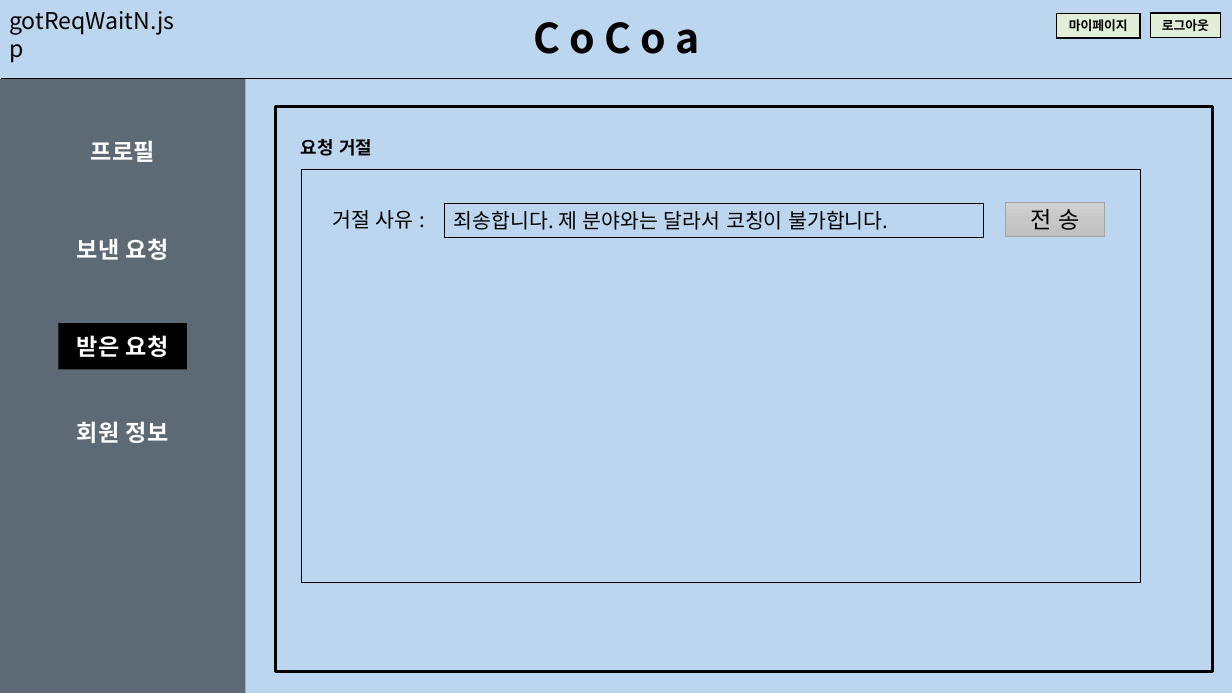
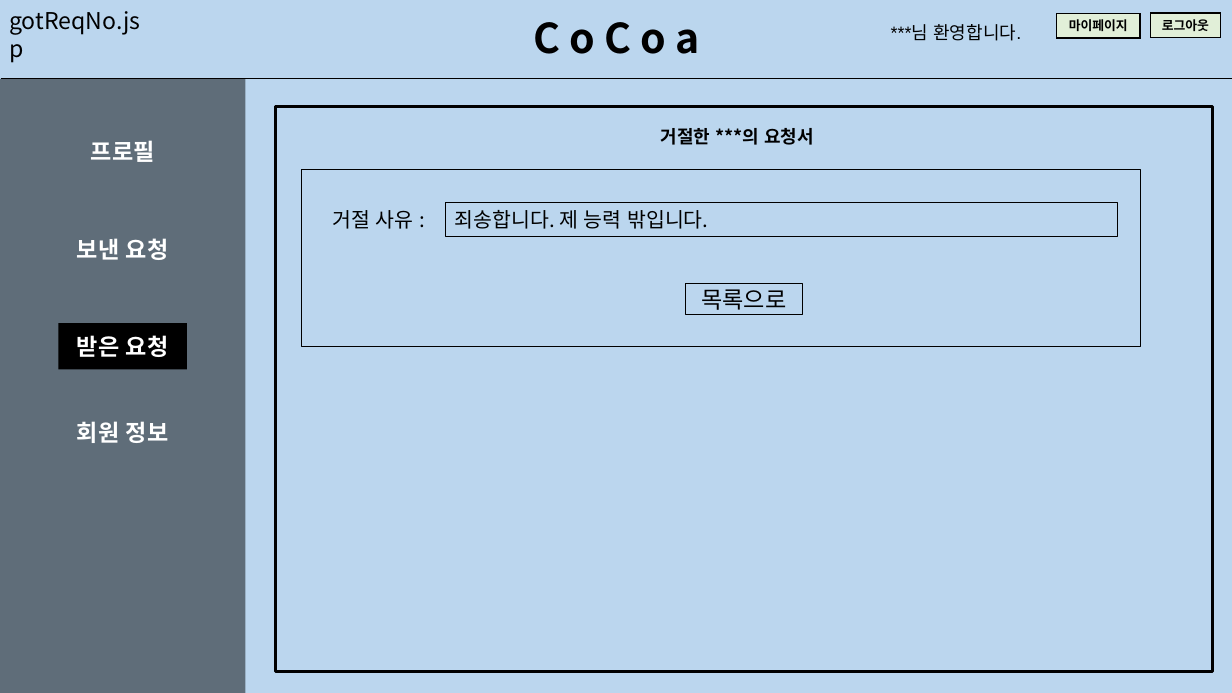
Before and after one commit to math-shpark/AI-Platform-Project-2021-CoCoa-, a slide deck: slide 27 of documents/UI.pptx (slide 21 before the commit). Drawn at 1232x693 pixels with LibreOffice and Linux fonts; fonts in the diff are those of the drawing. Boxes give left, top, right and bottom in pixels: in the first picture for what was removed or moved away, otherwise in the second. Text is boxed around its words. In the diff, an @@ line names an element or a change of style, - is before the commit and + after.

```diff
--- a/documents/UI.pptx
+++ b/documents/UI.pptx
@@ text at (9, 11, 140, 35): text changed @@
-gotReqWaitN.jsp
+gotReqNo.jsp
@@ text added at (891, 24, 1021, 41), 14 pt, text #000000 @@
+***님 환영합니다.
@@ text removed at (301, 139, 372, 156) @@
-요청 거절
@@ text added at (660, 128, 814, 145), 14 pt, text #000000, bold @@
+거절한 ***의 요청서
@@ rectangle: place and size @@
-rectangle at (301, 169, 1140, 582)
+rectangle at (301, 169, 1140, 347)
@@ rectangle "죄송합니다. 제 능력 밖입니다.": place and size @@
-rectangle "죄송합니다. 제 능력 밖입니다." at (445, 203, 983, 238)
+rectangle "죄송합니다. 제 능력 밖입니다." at (445, 202, 1117, 237)
@@ rectangle removed at (1006, 202, 1105, 237) @@
-전 송
@@ text in rectangle at (455, 210, 708, 229): text changed @@
-죄송합니다. 제 분야와는 달라서 코칭이 불가합니다.
+죄송합니다. 제 능력 밖입니다.
@@ rectangle added at (686, 284, 803, 315), outline #000000 0.75 pt, 18 pt, text #000000 @@
+목록으로
```
Also in this commit, not shown: 19 other slides changed, 14 slides added, 9 slides removed, 7 other files.
